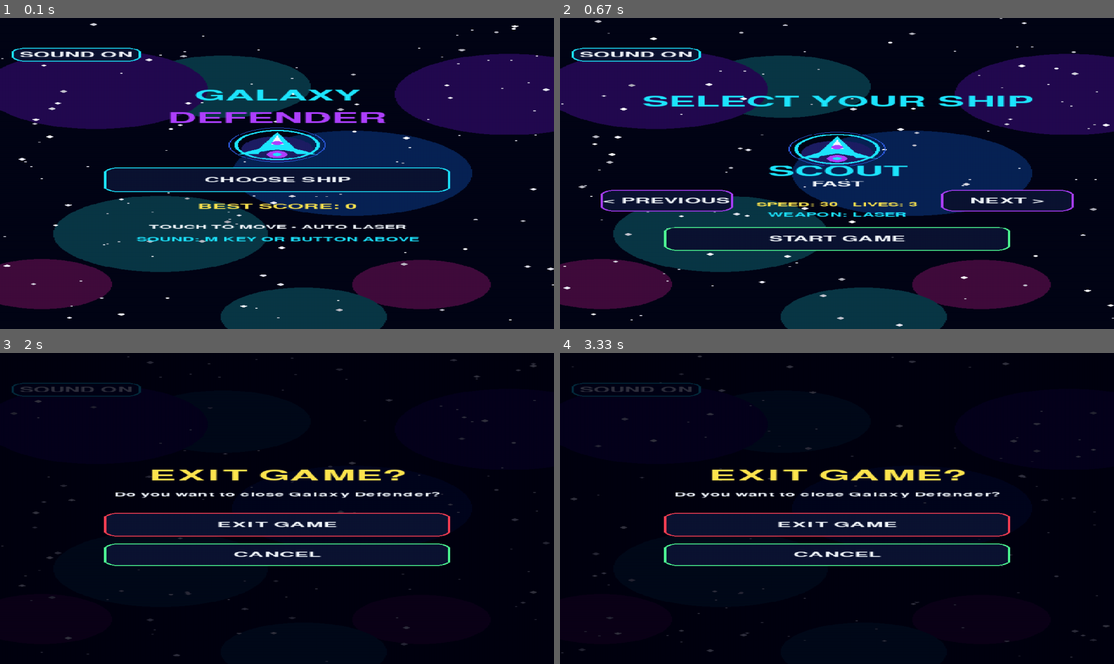
Above: before the commit, frames 1-4 (two rows, left to right).
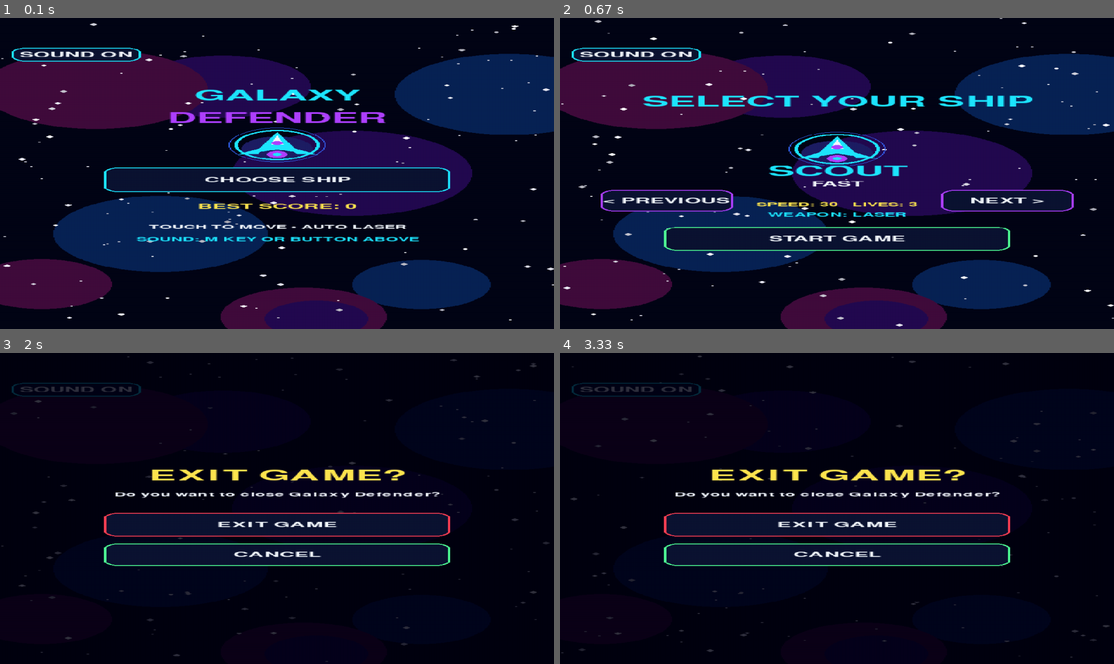
Above: after the commit, the same moments.

Repository: chaabiyoussef66-debug/galaxy-defender
Game: pygame game, started from main.py
Same seed, same stepped clock (60 frames per second), same inputs: the game is played once before the commit and once after it.
Inputs (mouse positions are in pixels of both pictures, inside the frame that each line leads up to):
- Up to frame 1 (0.1 s): no input
- Up to frame 2 (0.67 s): tap Enter at 0.33 s
- Up to frame 3 (2 s): tap Space at 0.67 s; tap Ac Back at 1 s; click (332, 576) at 1.38 s
- Up to frame 4 (3.33 s): no input

The runs differ from the first frame. In frame 1, 28% of the frame differs, in the area x 0-100%, y 11-100%; in frame 2, 29%; in frame 3, less than 0.1%; in frame 4, less than 0.1%.

Commit message:
Give each 3.1 sector its own galaxy color theme

Diff:
--- a/main.py
+++ b/main.py
@@ -100,6 +100,13 @@
     ((180, 65, 25), (255, 100, 35), YELLOW),
     ((35, 65, 125), (70, 180, 255), WHITE),
 ]
+SECTOR_NEBULA_PALETTES = [
+    [(35, 10, 80), (8, 35, 85), (65, 12, 60)],
+    [(5, 55, 75), (10, 30, 100), (30, 70, 90)],
+    [(45, 8, 65), (20, 10, 95), (75, 15, 45)],
+    [(75, 25, 8), (90, 35, 10), (55, 15, 60)],
+    [(8, 45, 95), (25, 20, 85), (60, 10, 80)],
+]
 
 font = pygame.font.Font(None, 27)
 small = pygame.font.Font(None, 21)
@@ -189,11 +196,11 @@
 def draw_background():
     screen.fill(BLACK)
 
-    # Soft colorful nebulae
-    for x, y, radius, color in nebulae:
-        pygame.draw.circle(
-            screen, color, (x, y), radius
-        )
+    # Sector-specific nebula colors make each stage visually distinct.
+    sector_palette = SECTOR_NEBULA_PALETTES[(sector - 1) % len(SECTOR_NEBULA_PALETTES)]
+    for index, (x, y, radius, color) in enumerate(nebulae):
+        color = sector_palette[index % len(sector_palette)]
+        pygame.draw.circle(screen, color, (x, y), radius)
 
     # Moving stars with gentle twinkle
     for s in stars:
